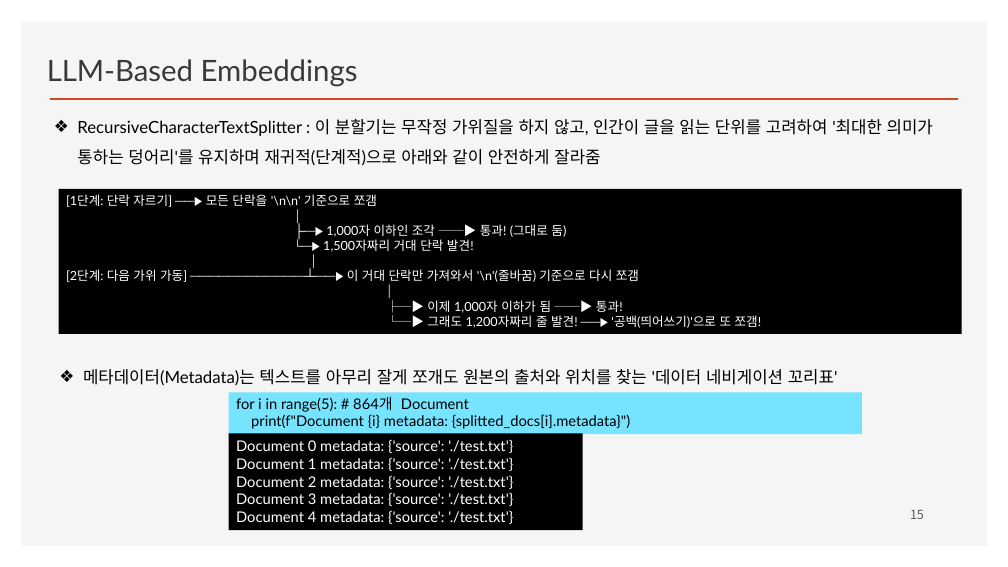
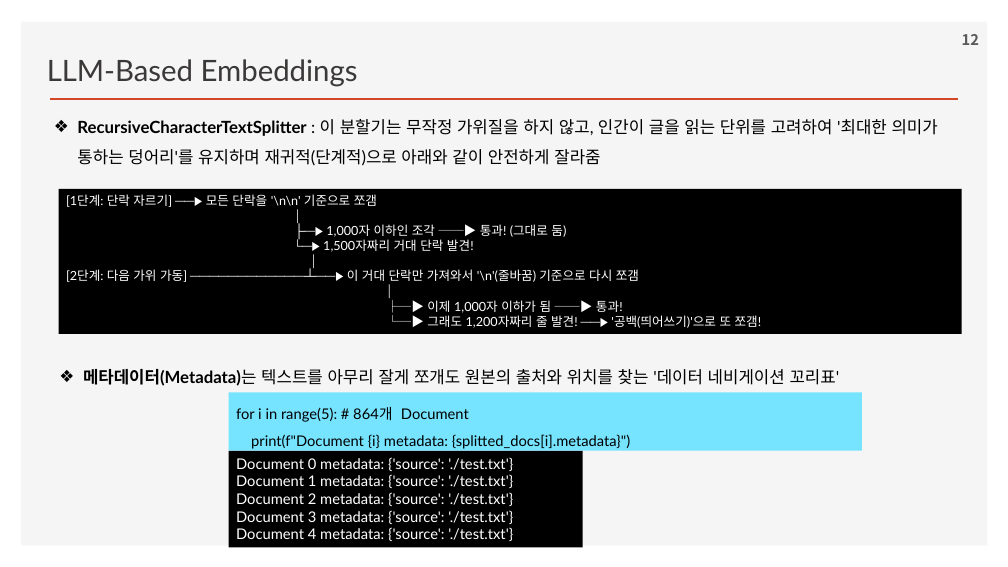
Before and after one commit to ancestor9/2026_Fall_Learning-Langchain-AI-Agent, a slide deck: slide 12 of CHAPTER 2 RAG Part I_Indexing Your Data.pptx (slide 15 before the commit). Drawn at 1008x567 pixels with LibreOffice and Linux fonts; fonts in the diff are those of the drawing; background and template pictures are left out. Boxes give left, top, right and bottom in pixels: in the first picture for what was removed or moved away, otherwise in the second. Text is boxed around its words. In the diff, an @@ line names an element or a change of style, - is before the commit and + after.

```diff
--- a/CHAPTER 2 RAG Part I_Indexing Your Data.pptx
+++ b/CHAPTER 2 RAG Part I_Indexing Your Data.pptx
@@ page number added at [962,34,979,45], 14 pt, text #595959, bold @@
+12
@@ text "RecursiveCharacterTextSplitter : 이 분할기는 무작정 ..." at [77,119,938,166]: bold on in "RecursiveCharacterTextSplitter" @@
@@ text "메타데이터(Metadata)는 텍스트를 아무리 잘게 쪼개도 ..." at [83,369,840,386]: bold on in "메타데이터(Metadata)는" @@
@@ rectangle "for i in range(5): # ...": place and size @@
-rectangle "for i in range(5): # ..." at [229,392,863,434]
+rectangle "for i in range(5): # ..." at [229,392,863,451]
@@ rectangle "for i in range(5): # ..." at [229,392,863,451]: line spacing 15.8pt to 1.5 @@
@@ rectangle "Document 0 metadata: {'source': './test.txt'} ...": place and size @@
-rectangle "Document 0 metadata: {'source': './test.txt'} ..." at [229,433,583,530]
+rectangle "Document 0 metadata: {'source': './test.txt'} ..." at [229,451,583,547]
@@ page number removed at [910,510,924,519] @@
-15
```
Also in this commit, not shown: 16 other slides changed, 3 slides removed.
